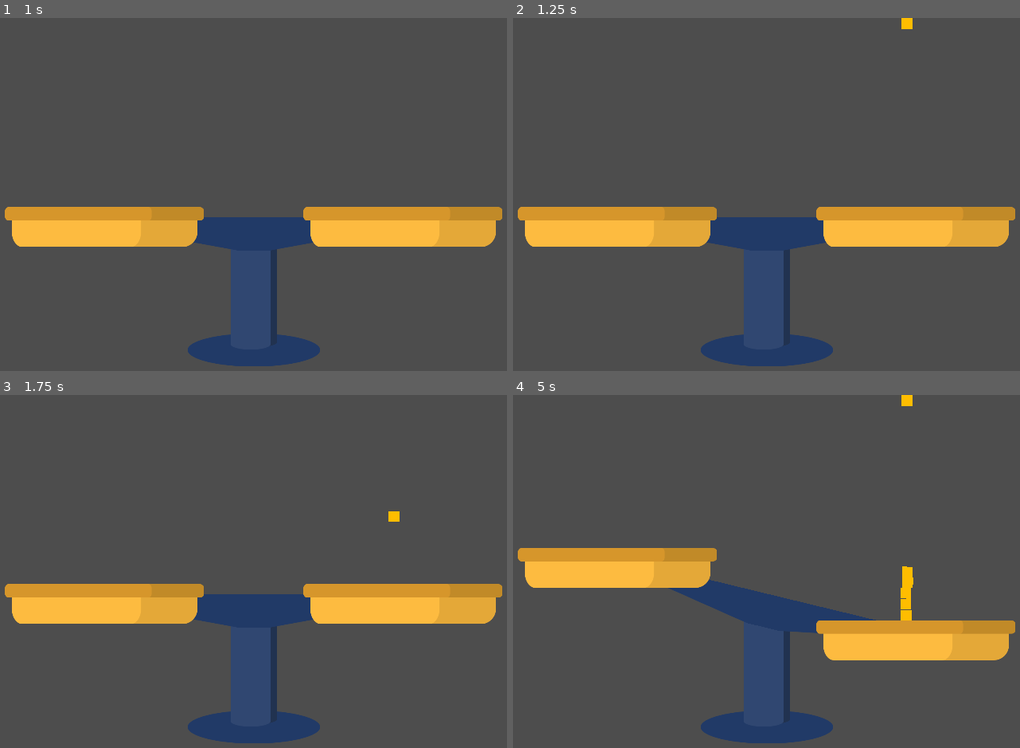
Above: before the commit, frames 1-4 (two rows, left to right).
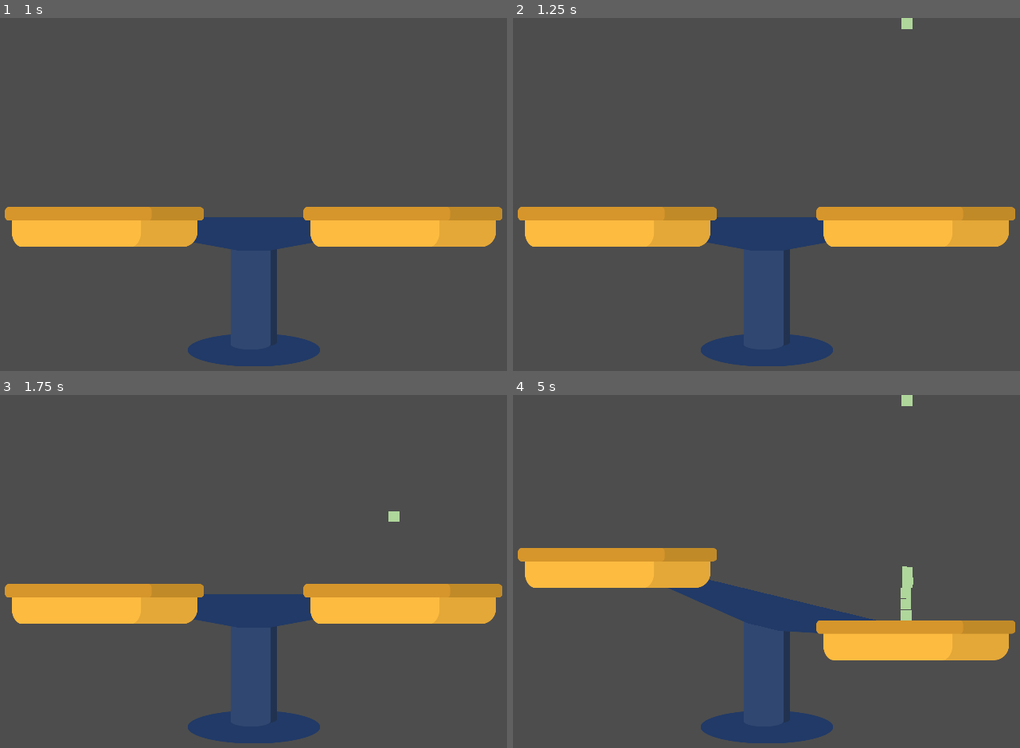
Above: after the commit, the same moments.

Repository: njamster/gmtk_jam_2024
Game: Godot game, scene res://screens/game.tscn
Same seed, same stepped clock (60 frames per second), same inputs: the game is played once before the commit and once after it.
Inputs (mouse positions are in pixels of both pictures, inside the frame that each line leads up to):
- Up to frame 1 (1 s): tap Enter at 0.5 s; move the mouse to (395, 180) at 0.52 s; click (395, 180) at 0.67 s
- Up to frame 2 (1.25 s): no input
- Up to frame 3 (1.75 s): move the mouse to (395, 402) at 1.27 s; click (395, 402) at 1.42 s
- Up to frame 4 (5 s): click (908, 402) at 2.17 s; click (908, 402) at 2.92 s; click (908, 402) at 3.67 s; click (908, 402) at 4.42 s

Frame 1 is identical in both runs. In frame 2, less than 0.1% of the frame differs, in the area x 76-79%, y 0-4%; in frame 3, less than 0.1%; in frame 4, 0.4%, in the area x 76-79%, y 0-64%.

Commit message:
Change block color for better contrast

Diff:
--- a/blocks/basic_block.tscn
+++ b/blocks/basic_block.tscn
@@ -25,7 +25,7 @@
 gravity = Vector2(0, 0)
 initial_velocity_max = 75.0
 scale_amount_max = 3.0
-color = Color(1, 0.741176, 0, 1)
+color = Color(0.686275, 0.839216, 0.607843, 1)
 
 [node name="Appearance" type="ColorRect" parent="."]
 offset_left = -16.0
@@ -34,7 +34,7 @@
 offset_bottom = 16.0
 pivot_offset = Vector2(16, 16)
 mouse_filter = 2
-color = Color(1, 0.741176, 0, 1)
+color = Color(0.686275, 0.839216, 0.607843, 1)
 
 [node name="Hitbox" type="CollisionShape2D" parent="."]
 shape = SubResource("RectangleShape2D_u1dfi")
